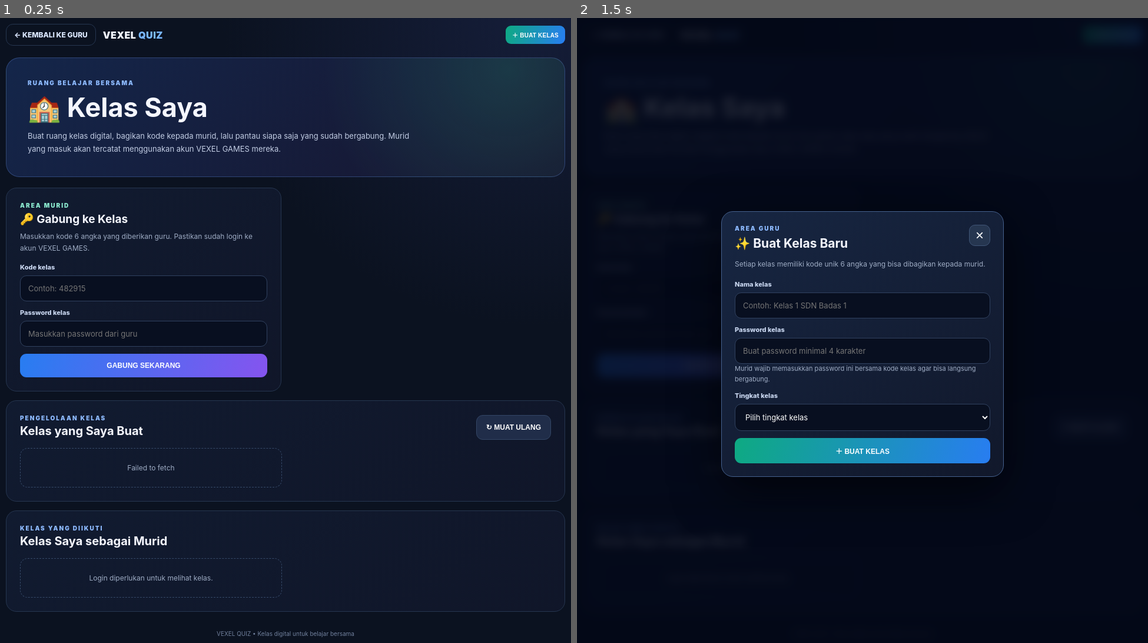
Above: before the commit, frames 1-2 (left to right).
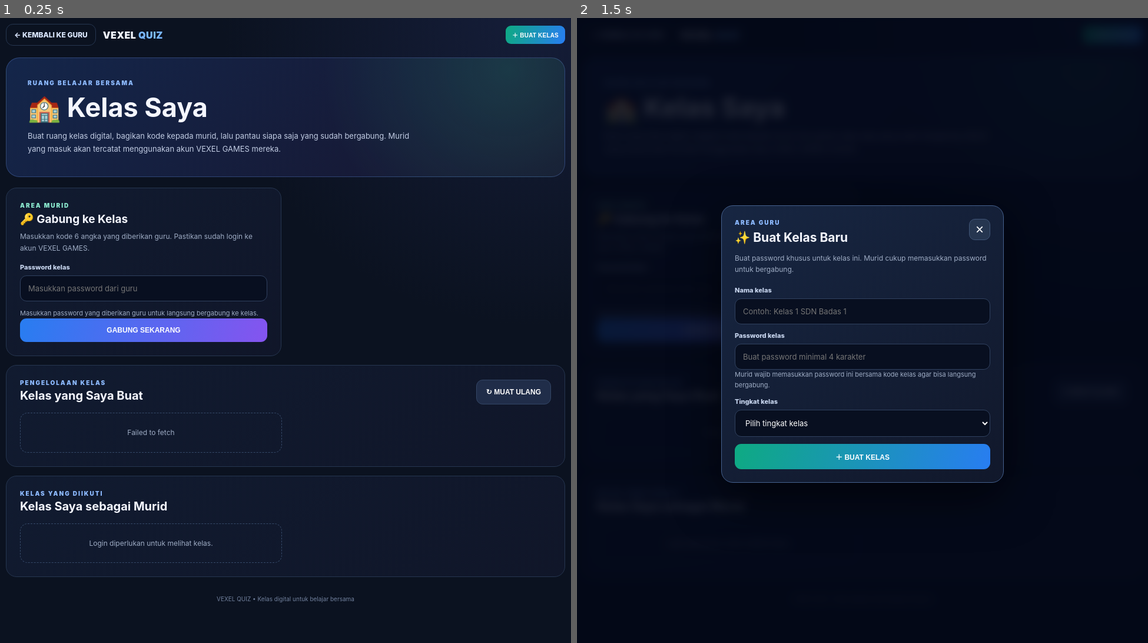
Above: after the commit, the same moments.

Repository: vexelkang-cell/gamepai
Game: browser game, page guru/kelas/index.html
Same seed, same stepped clock (60 frames per second), same inputs: the game is played once before the commit and once after it.
Inputs (mouse positions are in pixels of both pictures, inside the frame that each line leads up to; where the layout moved, square brackets give the same spot in the first picture):
- Up to frame 1 (0.25 s): no input
- Up to frame 2 (1.5 s): click (862, 274) [862, 293] at 0.27 s; click (862, 293) [862, 318] at 1.07 s; click "＋ BUAT KELAS" at 1.27 s

The runs differ from the first frame. In frame 1, 6.9% of the frame differs, in the area x 1-99%, y 39-100%; in frame 2, 5.6%.

Commit message:
Remove six digit class code from class enrollment UI

Diff:
--- a/guru/kelas/index.html
+++ b/guru/kelas/index.html
@@ -12,11 +12,11 @@
 <section class="hero"><div class="hero-head"><div><div class="eyebrow">RUANG BELAJAR BERSAMA</div><h1>🏫 Kelas Saya</h1> …(194 unchanged characters)…
 <div class="grid">
 <section class="card"><div class="eyebrow" style="color:#8cebd0">AREA MURID</div><h2>🔑 Gabung ke Kelas</h2><p class="sub">Masukkan kode 6 angka yang diberikan guru. Pastikan sudah login ke akun VEXEL GAMES.</p>
-<form id="joinForm"><div class="field"><label for="joinCode">Kode kelas</label><input id="joinCode" inputmode="numeric" pattern="[0-9]{6}" maxlength="6" required placeholder="Contoh: 482915"></div><div class="field"><label for="joinPassword">Password kelas</label><input id="joinPassword" type="password" maxlength="32" required autocomplete="current-password" placeholder="Masukkan password dari guru"></div><button class="btn full" id="joinB …(89 unchanged characters)…
+<form id="joinForm"><div class="field"><label for="joinPassword">Password kelas</label><input id="joinPassword" type="password" minlength="4" maxlength="32" required autocomplete="current-password" placeholder="Masukkan password dari guru"></div><div class="meta">Masukkan password yang diberikan guru untuk langsung bergabung ke kelas.</div><button class="btn full" id="joinB …(89 unchanged characters)…
 </div>
 <section class="card"><div class="section-head"><div><div class="eyebrow">PENGELOLAAN KELAS</div><h2>Kelas yang Saya Bu …(200 unchanged characters)…
 <section class="card"><div class="section-head"><div><div class="eyebrow">KELAS YANG DIIKUTI</div><h2>Kelas Saya sebagai Murid</h2></div></div><div id="joinedClasses" class="class-list"><div class="empty">Memuat kelas...</div></div></section>
-<div class="modal-backdrop" id="createModal" aria-hidden="tr …(279 unchanged characters)… ="Tutup">×</button></div><p class="sub">Setiap kelas memiliki kode unik 6 angka yang bisa dibagikan kepada murid.</p><form id="createForm"><div class="f …(1053 unchanged characters)…
+<div class="modal-backdrop" id="createModal" aria-hidden="tr …(279 unchanged characters)… ="Tutup">×</button></div><p class="sub">Buat password khusus untuk kelas ini. Murid cukup memasukkan password untuk bergabung.</p><form id="createForm"><div class="f …(1053 unchanged characters)…
 <div class="hint">VEXEL QUIZ • Kelas digital untuk belajar bersama</div></main>
 <script>
 (()=>{
@@ -26,11 +26,11 @@
  async function api(path,options={}){const headers={"Content-Type":"application/json",...(options.headers||{})};if(toke …(250 unchanged characters)…
  function msg(id,text,type){const el=$(id);el.textContent=text;el.className="message show "+(type||"error")}
  function escapeHtml(s){return String(s??"").replace(/[&<>"']/g,c=>({"&":"&amp;","<":"&lt;",">":"&gt;",'"':"&quot;","'":"&#39;"}[c]))}
- function classCard(c,teacher){const students=teacher?(c.stu …(331 unchanged characters)… "Guru"))+'</div>'+(teacher?'<div class="code"><div><div class="eyebrow">KODE GABUNG</div><strong>'+escapeHtml(c.joinCode)+'</strong></div><button class="btn secondary copy" data-code="'+escapeHtml(c.joinCode)+'" type="button">SALIN</button></div><div class="meta">Murid terdaftar</div><div class="student-list">'+(students.length?students.map((s,i)=>'<div class="student"><b>'+(i+1)+'</b><span>'+escapeHtml(s.nickname)+'</span></div>').join(""):'<div class="empty">Belum ada murid bergabung. Bagikan kode kelas di atas.</div>')+'</div>':'<div class="meta" st …(120 unchanged characters)…
+ function classCard(c,teacher){const students=teacher?(c.stu …(331 unchanged characters)… "Guru"))+'</div>'+(teacher?'<div class="meta" style="margin:12px 0">Bagikan password kelas kepada murid agar mereka bisa bergabung.</div><div class="meta">Murid terdaftar</div><div class="student-list">'+(students.length?students.map((s,i)=>'<div class="student"><b>'+(i+1)+'</b><span>'+escapeHtml(s.nickname)+'</span></div>').join(""):'<div class="empty">Belum ada murid yang bergabung. Bagikan password kelas kepada murid.</div>')+'</div>':'<div class="meta" st …(120 unchanged characters)…
  async function load(){try{const [a,b]=await Promise.all([api("/quiz/classes"),api("/quiz/classes/my")]);$("teacherClas …(494 unchanged characters)…
  const modal=$("createModal");function openCreate(){modal.classList.add("show");modal.setAttribute("aria-hidden","false …(395 unchanged characters)…
-  $("createForm").addEventListener("submit",async e=>{e.prev …(238 unchanged characters)… "createMessage","Kelas berhasil dibuat. Kode bergabung: "+d.class.joinCode,"ok");$("className").value="";$("classP …(141 unchanged characters)…
- $("joinForm").addEventListener("submit",async e=>{e.prevent …(90 unchanged characters)… in",{method:"POST",body:JSON.stringify({joinCode:$("joinCode").value,password:$("joinPassword").value})});msg("joinMessage",d.message,"ok");$("joinCode").value="";$("joinPassword").value="";await load() …(69 unchanged characters)…
+  $("createForm").addEventListener("submit",async e=>{e.prev …(238 unchanged characters)… "createMessage","Kelas berhasil dibuat. Bagikan password kelas kepada murid.","ok");$("className").value="";$("classP …(141 unchanged characters)…
+ $("joinForm").addEventListener("submit",async e=>{e.prevent …(90 unchanged characters)… in",{method:"POST",body:JSON.stringify({password:$("joinPassword").value})});msg("joinMessage",d.message,"ok");$("joinPassword").value="";await load() …(69 unchanged characters)…
  $("refreshBtn").addEventListener("click",load);
  document.addEventListener("click",e=>{const b=e.target.closest(".copy");if(!b)return;navigator.clipboard?.writeText(b. …(190 unchanged characters)…
  load();
